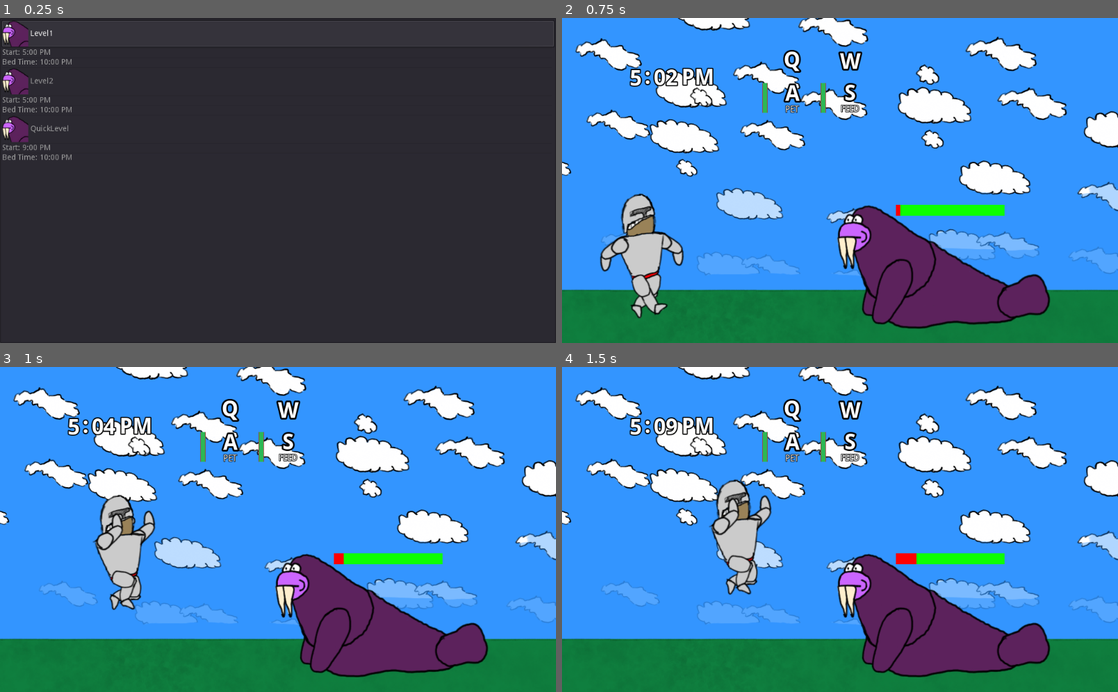
Above: before the commit, frames 1-4 (two rows, left to right).
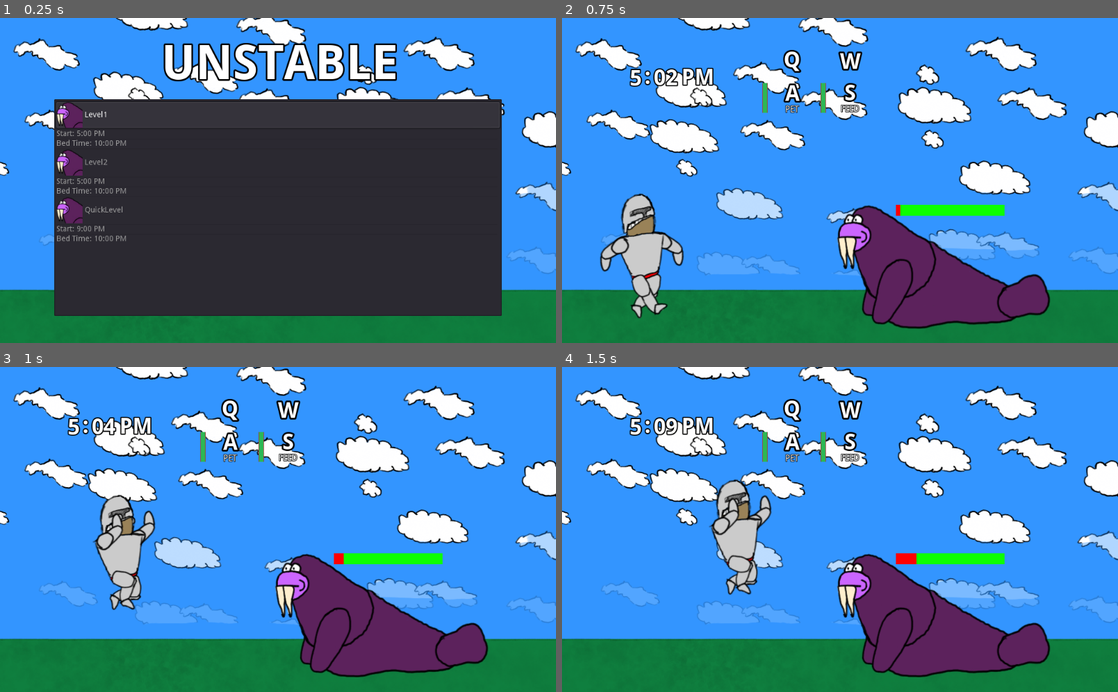
Above: after the commit, the same moments.

Repository: Wall-Dough/unstable
Game: Godot game, scene res://level_select/LevelSelect.tscn
The game is run twice, just before and just after one commit, with the same random seed, the same clock (stepped at 60 frames per second) and the same inputs.
Inputs:
- Up to frame 1 (0.25 s): no input
- Up to frame 2 (0.75 s): tap Enter (ui_accept) at 0.5 s; hold Right (move_right) from 0.53 s (still down); hold Enter (ui_accept) from 0.53 s (still down)
- Up to frame 3 (1 s): keep holding Right (move_right); keep holding Enter (ui_accept); tap Up (jump) at 0.77 s
- Up to frame 4 (1.5 s): release Right (move_right) at 1.28 s; release Enter (ui_accept) at 1.28 s; hold Down (ui_down) from 1.28 s (still down); tap S (give) at 1.35 s

The runs differ from the first frame. In frame 1, 48% of the frame differs, in the area x 0-100%, y 0-100%; in frame 2, nothing differs; in frame 3, nothing differs; in frame 4, nothing differs.

Commit message:
Slightly prettier level select

Diff:
--- a/level_select/LevelSelect.gd
+++ b/level_select/LevelSelect.gd
@@ -65,3 +65,5 @@
 		$level_list.select(level_idx[cur_level_idx])
 	elif Input.is_action_just_pressed("ui_accept"):
 		get_tree().change_scene_to(levels[cur_level_idx])
+	elif Input.is_action_just_pressed("ui_cancel"):
+		get_tree().quit()
--- a/level_select/LevelSelect.tscn
+++ b/level_select/LevelSelect.tscn
@@ -1,9 +1,17 @@
-[gd_scene load_steps=5 format=2]
+[gd_scene load_steps=8 format=2]
 
 [ext_resource path="res://level_select/LevelSelect.gd" type="Script" id=1]
 [ext_resource path="res://level/Level1.tscn" type="PackedScene" id=2]
 [ext_resource path="res://level/Level2.tscn" type="PackedScene" id=3]
 [ext_resource path="res://level/QuickLevel.tscn" type="PackedScene" id=4]
+[ext_resource path="res://fonts/droid-sans/DroidSans-Bold.ttf" type="DynamicFontData" id=5]
+[ext_resource path="res://background/Background.tscn" type="PackedScene" id=6]
+
+[sub_resource type="DynamicFont" id=1]
+size = 88
+outline_size = 3
+outline_color = Color( 0, 0, 0, 1 )
+font_data = ExtResource( 5 )
 
 [node name="LevelSelect" type="Control"]
 anchor_right = 1.0
@@ -14,9 +22,21 @@
 }
 levels = [ ExtResource( 2 ), ExtResource( 3 ), ExtResource( 4 ) ]
 
+[node name="Background" parent="." instance=ExtResource( 6 )]
+
 [node name="level_list" type="ItemList" parent="."]
-margin_right = 1024.0
-margin_bottom = 600.0
+margin_left = 100.0
+margin_top = 150.0
+margin_right = 924.0
+margin_bottom = 550.0
 __meta__ = {
 "_edit_use_anchors_": false
 }
+
+[node name="Label" type="Label" parent="."]
+margin_left = 296.917
+margin_top = 31.1681
+margin_right = 732.917
+margin_bottom = 134.168
+custom_fonts/font = SubResource( 1 )
+text = "UNSTABLE"
